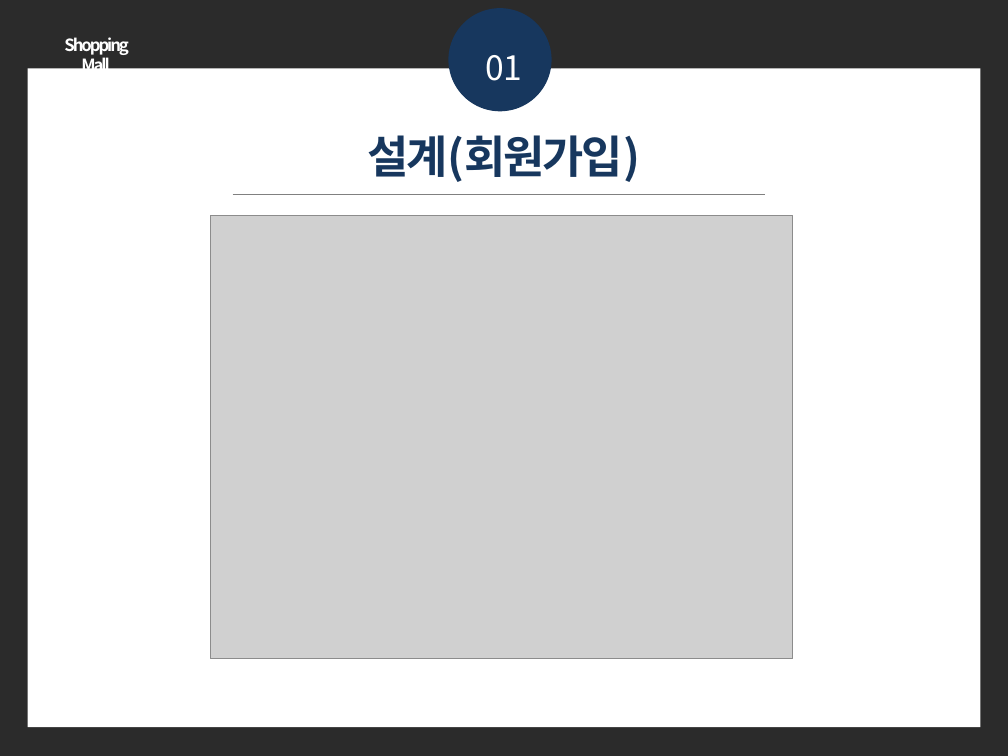
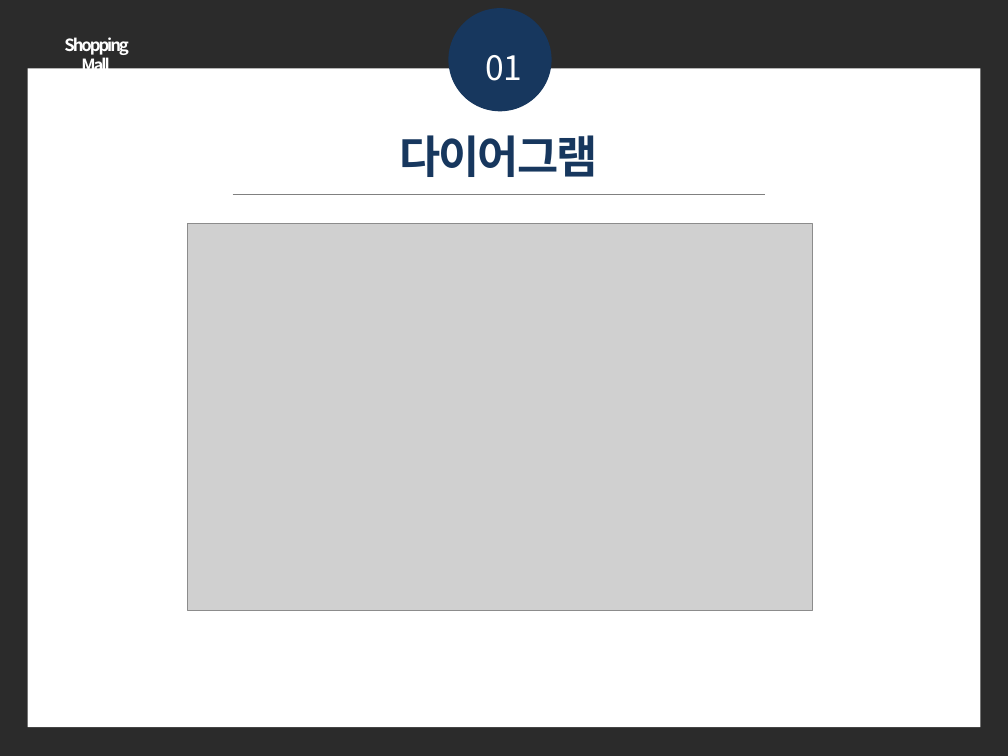
Before and after one commit to KImSangGeon/Shopping, a slide deck: slide 5 of ppt/쇼핑몰_PPT_김상건.pptx. Drawn at 1008x756 pixels with LibreOffice and Linux fonts; fonts in the diff are those of the drawing; grey boxes stand for pictures; background and template pictures are left out; a plain dark background stands for a picture behind light text. Boxes give left, top, right and bottom in pixels: in the first picture for what was removed or moved away, otherwise in the second. Text is boxed around its words. In the diff, an @@ line names an element or a change of style, - is before the commit and + after.

```diff
--- a/ppt/쇼핑몰_PPT_김상건.pptx
+++ b/ppt/쇼핑몰_PPT_김상건.pptx
@@ text at (x1=400, y1=135, x2=598, y2=177): text changed @@
-설계(회원가입)
+다이어그램
@@ picture resized from (x1=211, y1=215, x2=793, y2=658) to (x1=187, y1=224, x2=812, y2=610) @@
```
Also in this commit, not shown: 10 other slides changed, 3 slides added, 2 slides removed, 15 other files.
